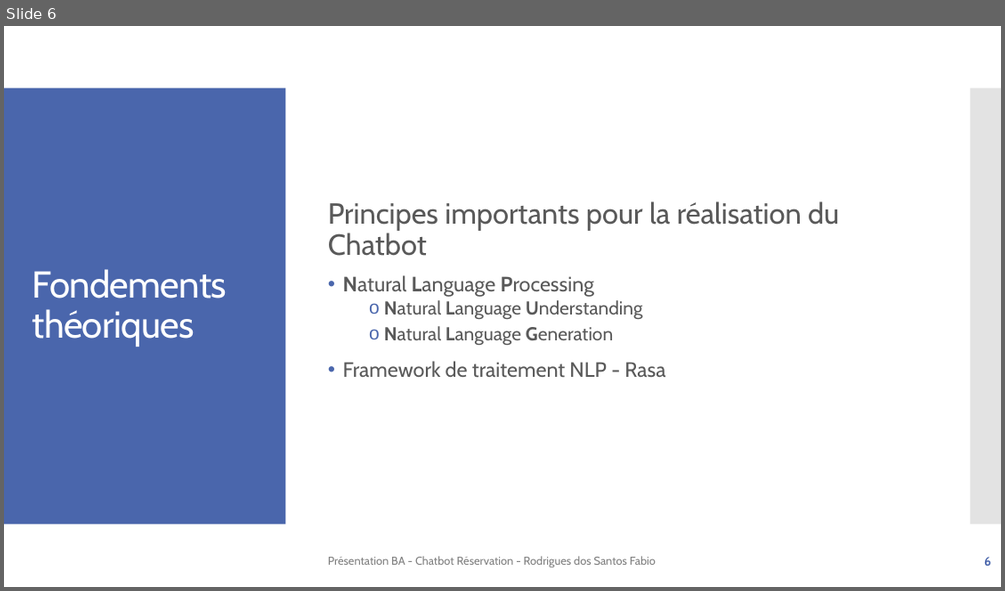
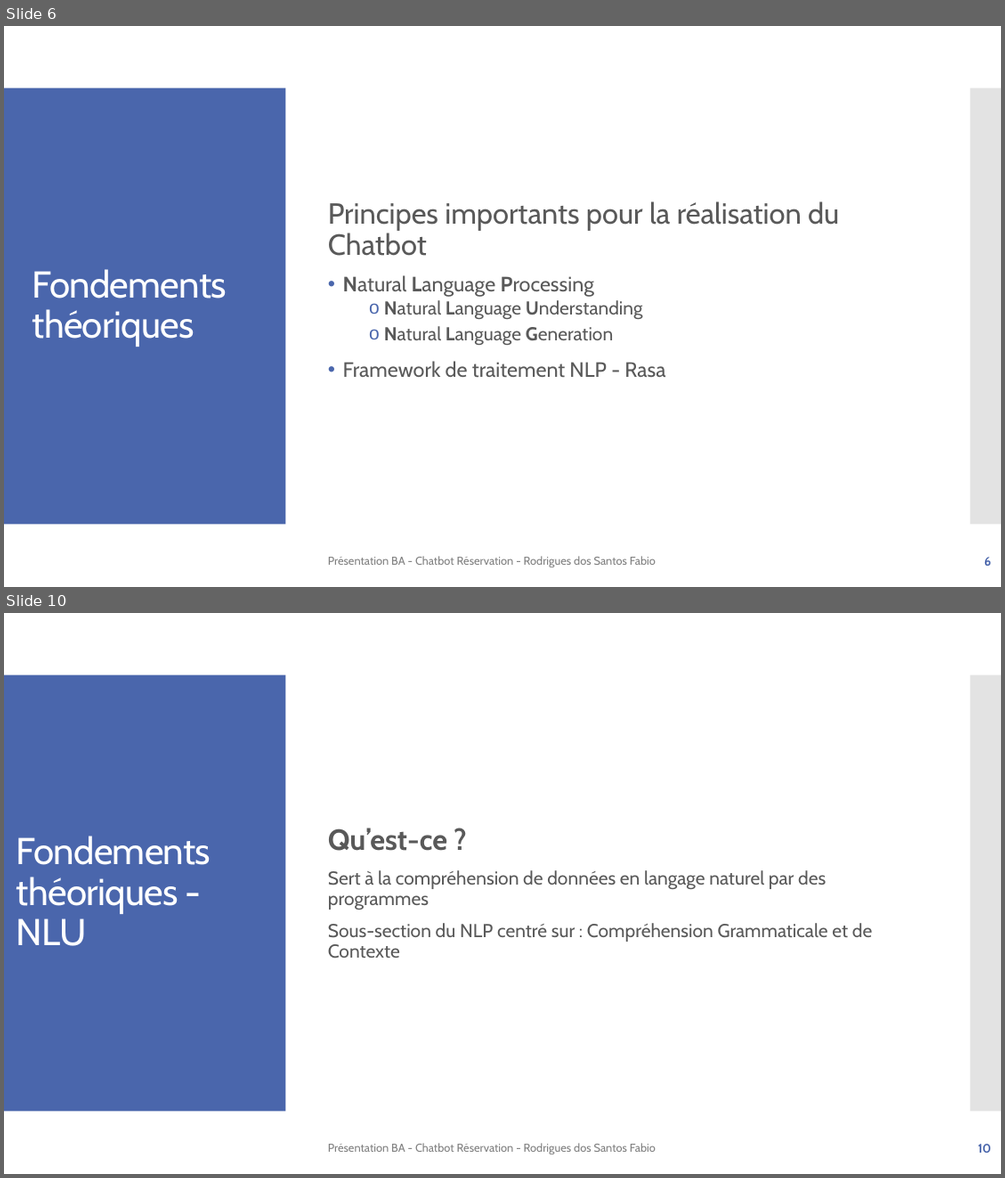
Before and after one commit to f-rdrgs/projet-bachelor, a slide deck: documentation/travail_bachelor/ISC_LOG_presentation_diplome_RodriguesDosSantosFabio_EggenbergNiklaus_2024.pptx. Shown one above the other, each under a label of ours: slide 6 before the commit, slides 6 and 10 after it; the slides between them are not shown. The pictures are 1005x591 and 1005x1178 pixels, drawn with LibreOffice and Linux fonts; fonts in the diff are those of the drawing. Boxes give left, top, right and bottom in pixels: in the first picture for what was removed or moved away, otherwise in the second. Text is boxed around its words. In the diff, an @@ line names an element or a change of style, - is before the commit and + after.

```diff
--- a/documentation/travail_bachelor/ISC_LOG_presentation_diplome_RodriguesDosSantosFabio_EggenbergNiklaus_2024.pptx
+++ b/documentation/travail_bachelor/ISC_LOG_presentation_diplome_RodriguesDosSantosFabio_EggenbergNiklaus_2024.pptx
@@ slide 10 added at bbox=[4, 613, 1001, 1174], background #FFFFFF; not listed: 2 template elements that a slide beside it also shows @@
@@ title added at bbox=[16, 835, 210, 946], 36 pt, text #FFFFFF @@
+Fondements théoriques - NLU
@@ text added at bbox=[328, 827, 872, 958], 18 pt, text #595959 @@
+Qu’est-ce ?
+Sert à la compréhension de données en langage naturel par des programmes
+Sous-section du NLP centré sur : Compréhension Grammaticale et de Contexte
@@ text added at bbox=[328, 1143, 655, 1154], 11 pt, text #808080 @@
+Présentation BA - Chatbot Réservation - Rodrigues dos Santos Fabio
@@ page number added at bbox=[978, 1143, 991, 1152], 12 pt, text #4A66AC, bold @@
+10
```
Also in this commit, not shown: 2 slides changed, 4 other slides added.
